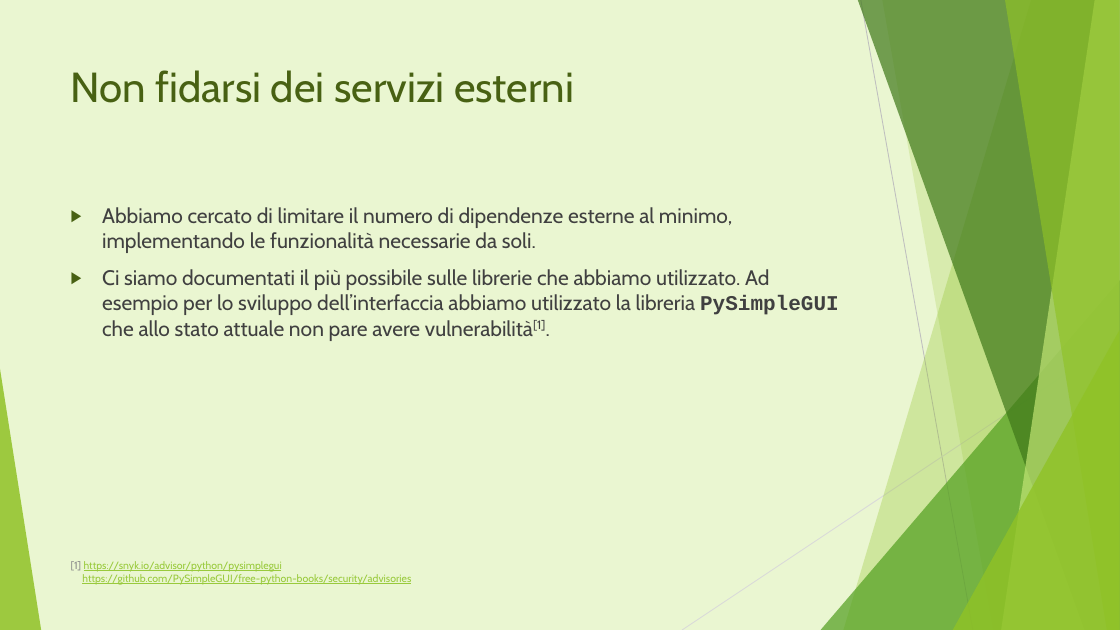
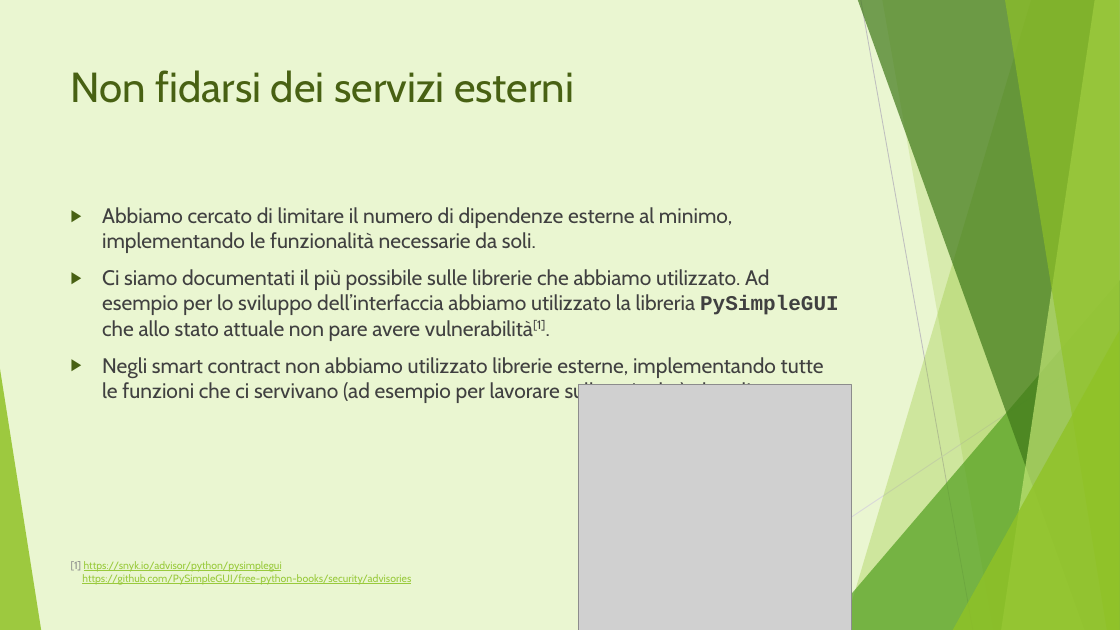
Before and after one commit to ChiaraAmalia/solidityproj, a slide deck: slide 8 of documenti/Footprint calculator.pptx. Drawn at 1120x630 pixels with LibreOffice and Linux fonts; fonts in the diff are those of the drawing; grey boxes stand for pictures. Boxes give left, top, right and bottom in pixels: in the first picture for what was removed or moved away, otherwise in the second. Text is boxed around its words. In the diff, an @@ line names an element or a change of style, - is before the commit and + after.

```diff
--- a/documenti/Footprint calculator.pptx
+++ b/documenti/Footprint calculator.pptx
@@ text at (102, 357, 824, 404): paragraph added @@
+▶ Negli smart contract non abbiamo utilizzato librerie esterne, implementando tutte le funzioni che ci servivano (ad esempio per lavorare sulle stringhe), da soli.
@@ picture added at (578, 385, 852, 630) @@
```
Also in this commit, not shown: 1 other slide changed.
